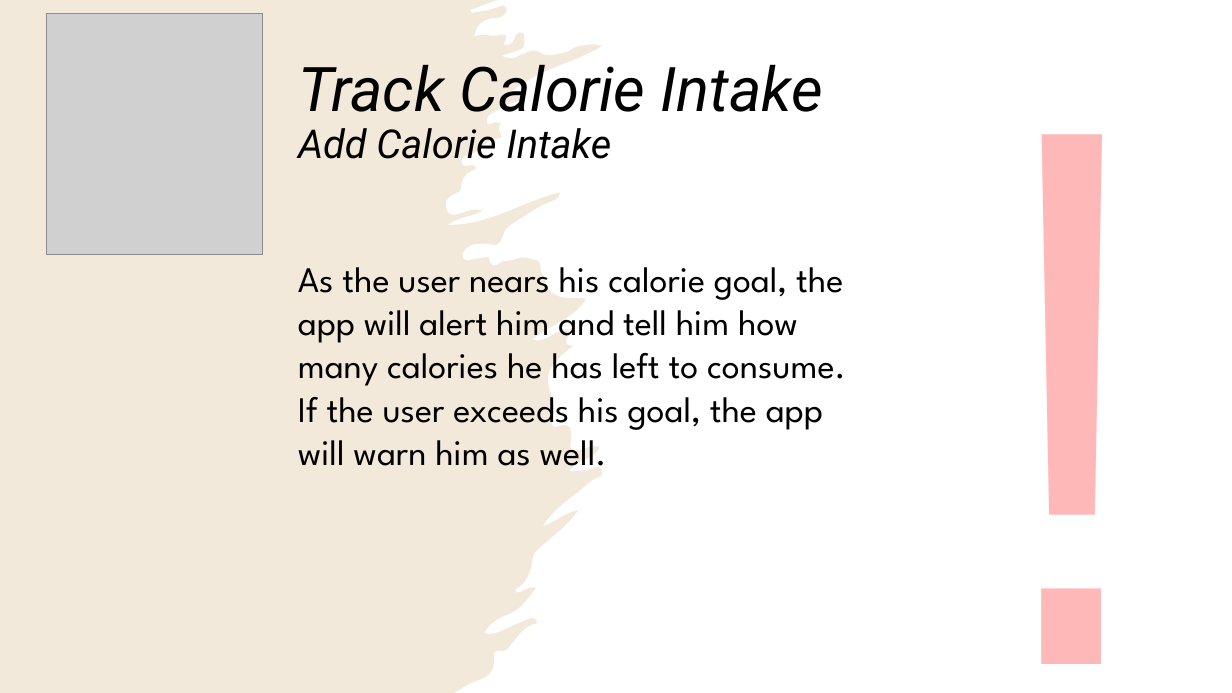
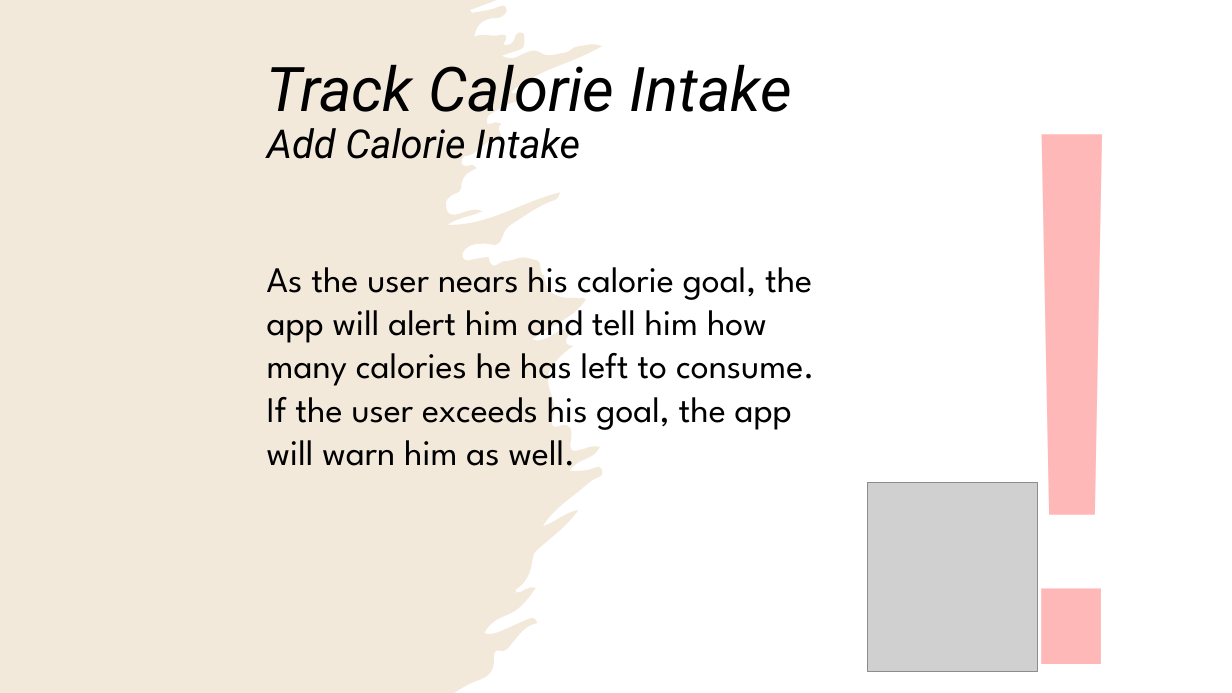
Before and after one commit to alizapeikes/CalorieCounter, a slide deck: slide 14 of About Calorie Counter.pptx. Drawn at 1232x693 pixels with LibreOffice and Linux fonts; fonts in the diff are those of the drawing; grey boxes stand for pictures. Boxes give left, top, right and bottom in pixels: in the first picture for what was removed or moved away, otherwise in the second. Text is boxed around its words. In the diff, an @@ line names an element or a change of style, - is before the commit and + after.

```diff
--- a/About Calorie Counter.pptx
+++ b/About Calorie Counter.pptx
@@ title "Track Calorie Intake Add Calorie ..." moved from (x1=298, y1=64, x2=823, y2=159) to (x1=267, y1=64, x2=792, y2=159) @@
@@ text "As the user nears his ..." moved from (x1=298, y1=267, x2=846, y2=466) to (x1=267, y1=267, x2=815, y2=466) @@
@@ picture resized from (x1=46, y1=14, x2=262, y2=255) to (x1=868, y1=482, x2=1038, y2=672) @@
```
Also in this commit, not shown: 9 other slides changed.
